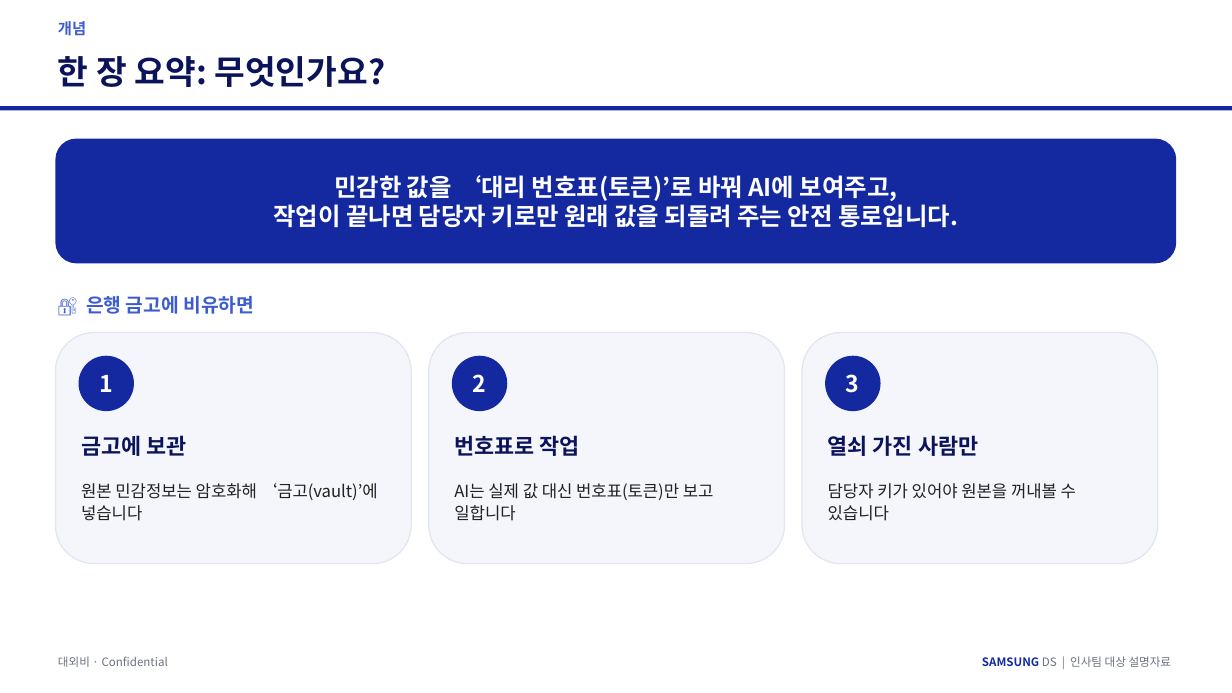
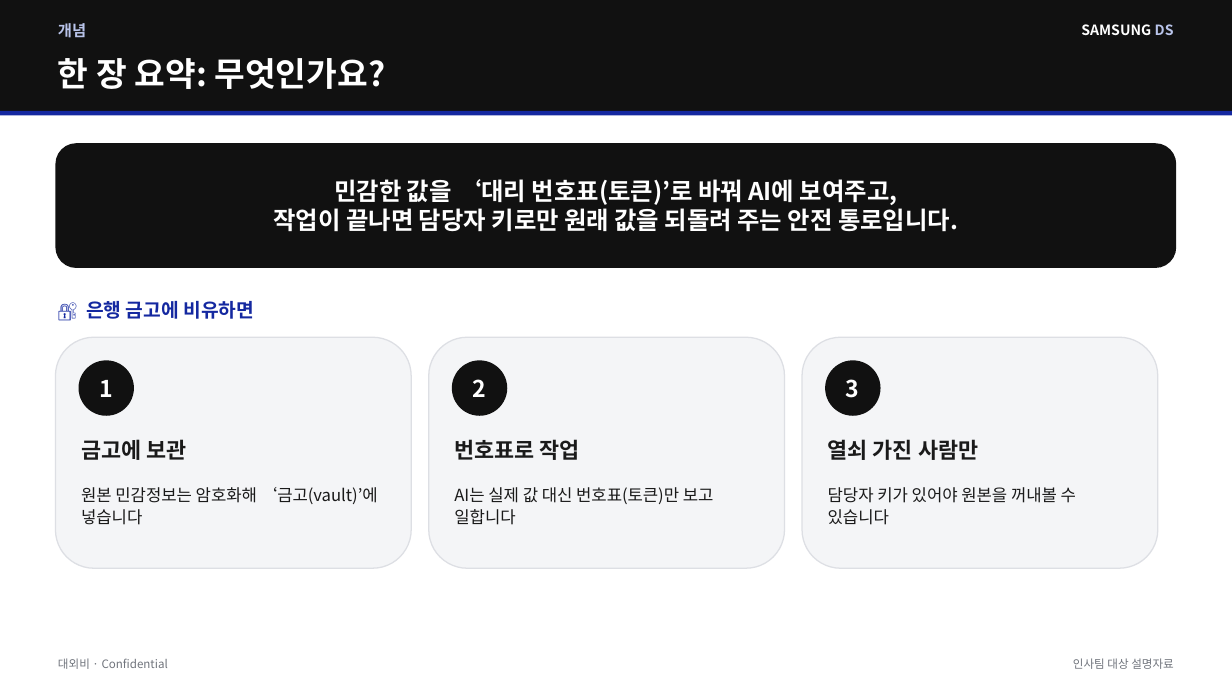
Before and after one commit to kos2001/pii-encryption-gateway, a slide deck: slide 3 of claudedocs/PII_게이트웨이_인사팀_설명.pptx. Drawn at 1232x693 pixels with LibreOffice and Linux fonts; fonts in the diff are those of the drawing. Boxes give left, top, right and bottom in pixels: in the first picture for what was removed or moved away, otherwise in the second. Text is boxed around its words. In the diff, an @@ line names an element or a change of style, - is before the commit and + after.

```diff
--- a/claudedocs/PII_게이트웨이_인사팀_설명.pptx
+++ b/claudedocs/PII_게이트웨이_인사팀_설명.pptx
@@ fill #1428A0 to #111111 in 5 elements at (55,143,1177,268), (79,360,134,416), (452,360,507,416), (825,360,881,416), (0,0,1232,111) @@
@@ rectangle: place and size @@
-rectangle at (0,106,1232,110)
+rectangle at (0,0,1232,111)
@@ text "개념" at (58,23,86,38): text colour #3E5CD0 to #B9C4EA @@
@@ text added at (1081,24,1174,35), 11 pt, text #FFFFFF, bold @@
+SAMSUNG DS
@@ text "한 장 요약: 무엇인가요?" at (58,58,386,89): text colour #0B145A to #FFFFFF @@
@@ rectangle added at (0,111,1232,116), fill #1428A0 @@
@@ text "🔐 은행 금고에 비유하면" at (86,301,254,319): text colour #3E5CD0 to #1428A0 @@
@@ 4 rounded rectangles, 3 ellipses: place and size @@
-4 rounded rectangles, 3 ellipses at (55,139,1177,564)
+4 rounded rectangles, 3 ellipses at (55,143,1177,568)
@@ fill #F4F6FB to #F4F5F7; outline #E2E6F0 1 pt to #DDDFE4 1 pt in 3 elements at (55,337,411,568), (429,337,785,568), (802,337,1158,568) @@
@@ text colour #0B145A to #1A1A1A in 3 elements at (81,439,186,460), (454,439,580,460), (828,439,978,460) @@
@@ text colour #222222 to #1A1A1A in 3 elements at (81,487,378,525), (454,487,714,525), (828,487,1076,525) @@
@@ text "대외비 · Confidential" at (58,658,168,669): text colour #6B7280 to #70747C @@
@@ text at (1073,658,1174,669): text changed; text colour #6B7280 to #70747C @@
-SAMSUNG DS | 인사팀 대상 설명자료
+인사팀 대상 설명자료
```
Also in this commit, not shown: 8 other slides changed, 1 other file.
